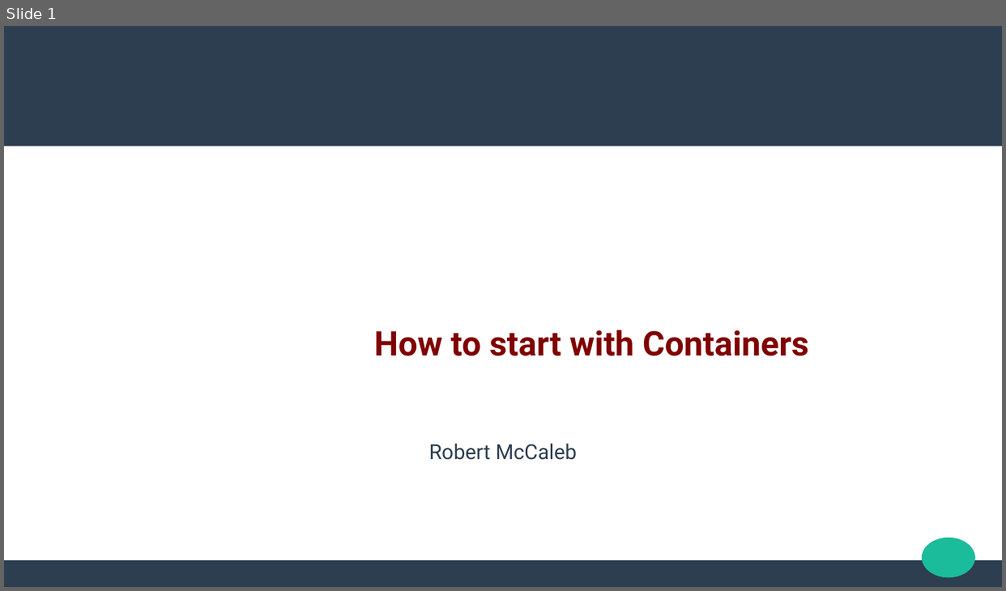
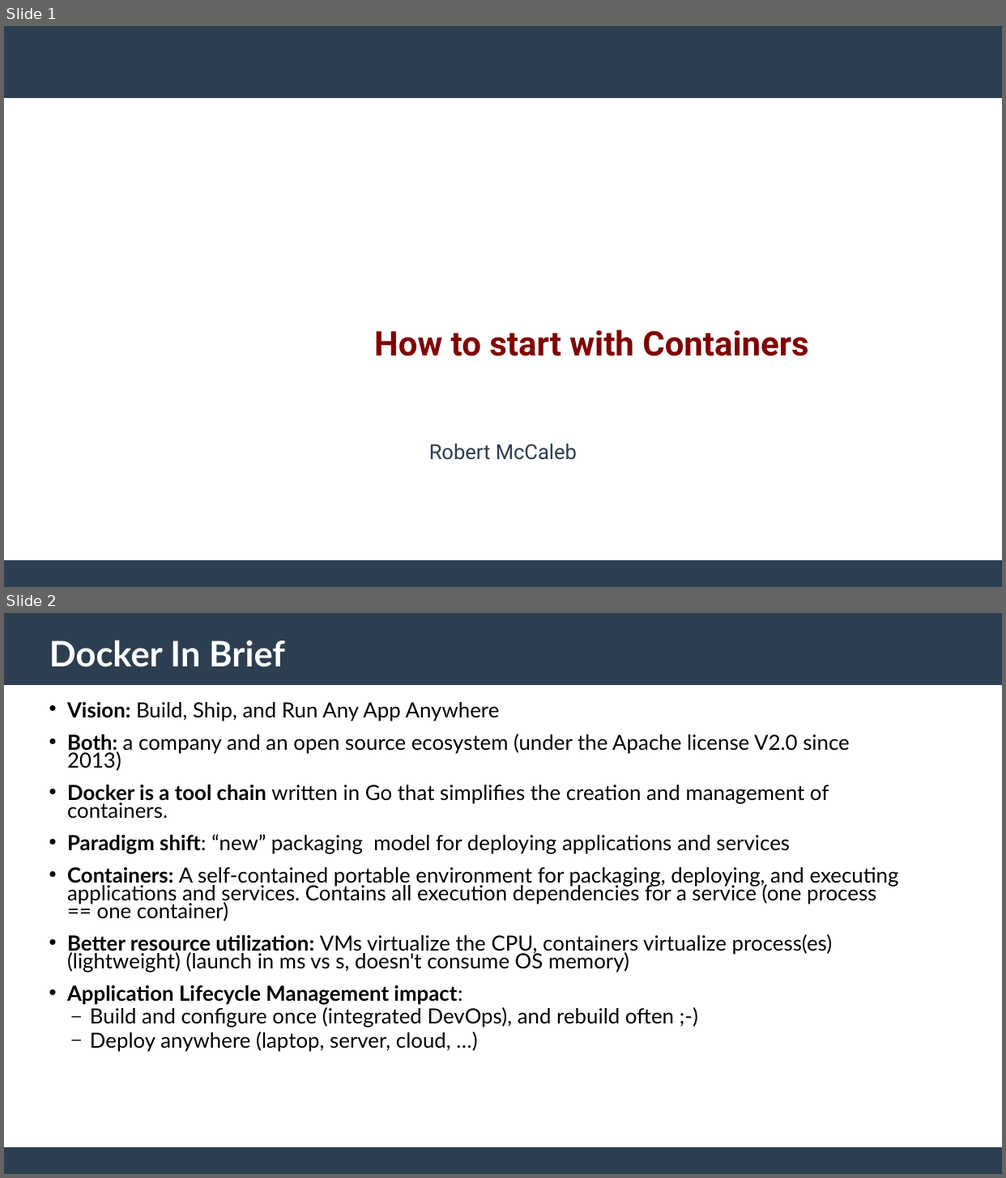
Before and after one commit to Dallas-OSS/meetup20171007, a slide deck: OSS-Containers.odp. Shown one above the other, each under a label of ours: slide 1 before the commit, slides 1 and 2 after it. The pictures are 1006x591 and 1006x1178 pixels, drawn with LibreOffice and Linux fonts; fonts in the diff are those of the drawing. Boxes give left, top, right and bottom in pixels: in the first picture for what was removed or moved away, otherwise in the second. Text is boxed around its words. In the diff, an @@ line names an element or a change of style, - is before the commit and + after.

```diff
--- a/OSS-Containers.odp
+++ b/OSS-Containers.odp
@@ slide 2 added at [4,613,1002,1174], background #FFFFFF; not listed: 2 template elements that a slide beside it also shows @@
@@ title added at [49,640,285,667], 28 pt, text #FFFFFF, bold @@
+Docker In Brief
@@ text added at [67,702,899,1052], 16.6 pt, text #000000 @@
+• Vision: Build, Ship, and Run Any App Anywhere
+• Both: a company and an open source ecosystem (under the Apache license V2.0 since 2013)
+• Docker is a tool chain written in Go that simplifies the creation and management of containers.
+• Paradigm shift: “new” packaging model for deploying applications and services
+• Containers: A self-contained portable environment for packaging, deploying, and executing applications and services. Contains all execution dependencies for a service (one process == one container)
+• Better resource utilization: VMs virtualize the CPU, containers virtualize process(es) (lightweight) (launch in ms vs s, doesn't consume OS memory)
+• Application Lifecycle Management impact:
+  – Build and configure once (integrated DevOps), and rebuild often ;-)
+  – Deploy anywhere (laptop, server, cloud, …)
@@ slide 1 changed as well @@
@@ rectangle: place and size @@
-rectangle at [4,26,1002,147]
+rectangle at [4,26,1002,98]
@@ ellipse removed at [923,538,976,578] @@
```
Also in this commit, not shown: 3 other slides changed, 6 other slides added, 1 slide removed.
